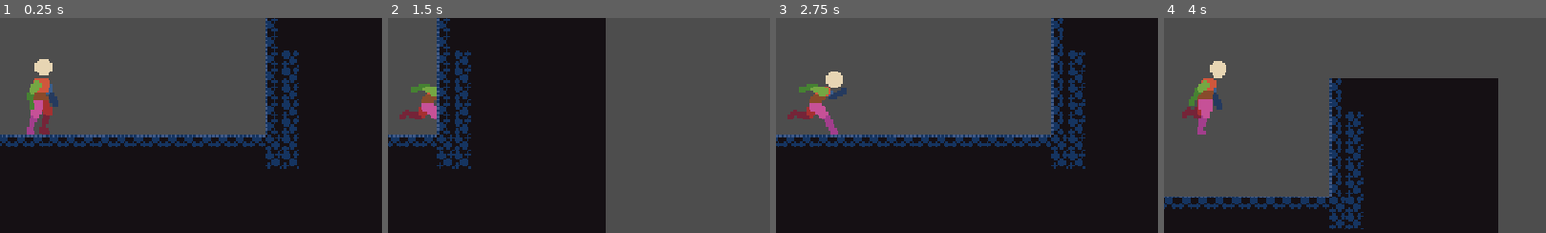
Above: before the commit, frames 1-4 (left to right).
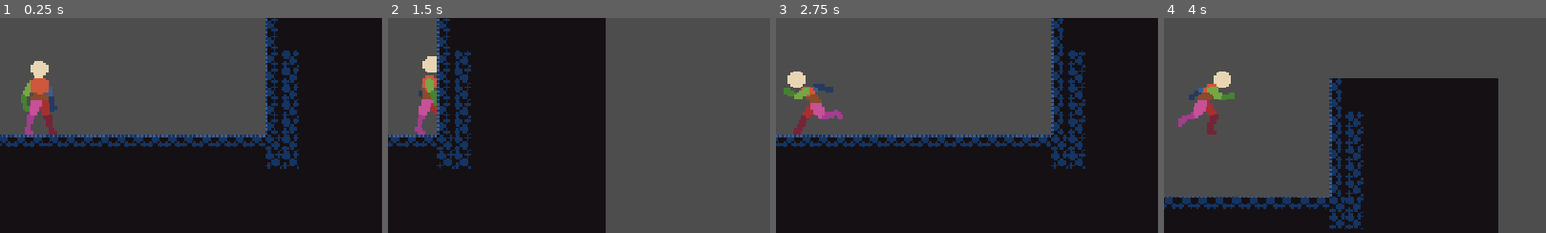
Above: after the commit, the same moments.

Repository: Timi865/Microvania
Game: Godot game, scene res://Scenes/game.tscn
Two runs of this game, one before a commit and one after it. Both use one fixed random seed, a clock stepped at 60 frames per second and the inputs below.
Inputs:
- Up to frame 1 (0.25 s): no input
- Up to frame 2 (1.5 s): hold Right (Move_right) from 0.53 s (still down); tap C (dash) at 0.6, 1.35 s; tap Space (Jump) at 0.77 s
- Up to frame 3 (2.75 s): tap Space (Jump) at 1.52 s; release Right (Move_right) at 2.03 s; hold Left (Move_left) from 2.03 s (still down); tap E (orb_throw) at 2.1 s; tap C (dash) at 2.3 s
- Up to frame 4 (4 s): release Left (Move_left) at 2.78 s; hold Right (Move_right) from 2.78 s (still down); tap C (dash) at 2.85, 3.6 s; tap Space (Jump) at 3.02, 3.77 s
The pictures show only the part of the screen within x 44-94%, y 23-73%; the shares and areas given below are measured in that part.

The runs differ from the first frame. In frame 1, 1.3% of the frame differs, in the area x 5-16%, y 19-55%; in frame 2, 1.2%; in frame 3, 2.0%, in the area x 2-19%, y 24-55%; in frame 4, 2.0%.

Commit message:
FINALLY FIXED THE ANIM ISSUE
The issue was with the transition advance modes which were set to auto. swiched some to Enabled and it works

Diff:
--- a/Scenes/Player.tscn
+++ b/Scenes/Player.tscn
@@ -53,22 +53,18 @@
 animation = &"WALK"
 
 [sub_resource type="AnimationNodeStateMachineTransition" id="AnimationNodeStateMachineTransition_ulo2v"]
-advance_mode = 2
 
 [sub_resource type="AnimationNodeStateMachineTransition" id="AnimationNodeStateMachineTransition_1iu4k"]
 advance_mode = 2
 
 [sub_resource type="AnimationNodeStateMachineTransition" id="AnimationNodeStateMachineTransition_m0x7a"]
-advance_mode = 2
 
 [sub_resource type="AnimationNodeStateMachineTransition" id="AnimationNodeStateMachineTransition_5v66d"]
-advance_mode = 2
 
 [sub_resource type="AnimationNodeStateMachineTransition" id="AnimationNodeStateMachineTransition_x63xi"]
 advance_mode = 2
 
 [sub_resource type="AnimationNodeStateMachineTransition" id="AnimationNodeStateMachineTransition_i2e8t"]
-advance_mode = 2
 
 [sub_resource type="AnimationNodeStateMachineTransition" id="AnimationNodeStateMachineTransition_qidb7"]
 advance_mode = 2
@@ -84,18 +80,18 @@
 states/IDLE/node = SubResource("AnimationNodeAnimation_utwlt")
 states/IDLE/position = Vector2(216.09048, 94)
 "states/IDLE to RUN/node" = SubResource("AnimationNodeAnimation_o3h8g")
-"states/IDLE to RUN/position" = Vector2(223.09045, 235)
+"states/IDLE to RUN/position" = Vector2(216.09048, 190)
 "states/IDLE to WALK/node" = SubResource("AnimationNodeAnimation_u7x0b")
 "states/IDLE to WALK/position" = Vector2(472.09045, 94)
 states/RUN/node = SubResource("AnimationNodeAnimation_arntx")
 states/RUN/position = Vector2(472.09045, 240)
 "states/RUN to IDLE/node" = SubResource("AnimationNodeAnimation_1e7my")
-"states/RUN to IDLE/position" = Vector2(693.09045, 249)
-states/Start/position = Vector2(112, 94)
+"states/RUN to IDLE/position" = Vector2(666.09045, 240)
+states/Start/position = Vector2(109, 94)
 states/WALK/node = SubResource("AnimationNodeAnimation_kih0c")
 states/WALK/position = Vector2(693.09045, 94)
 "states/WALK to IDLE/node" = SubResource("AnimationNodeAnimation_lslt6")
-"states/WALK to IDLE/position" = Vector2(702.09045, 168)
+"states/WALK to IDLE/position" = Vector2(759.09045, 190)
 transitions = ["IDLE", "IDLE to WALK", SubResource("AnimationNodeStateMachineTransition_ulo2v"), "IDLE to WALK", "WALK" …(620 unchanged characters)…
 graph_offset = Vector2(-439.90952, 0)
 
@@ -582,7 +578,6 @@
 
 [node name="AnimationPlayer" type="AnimationPlayer" parent="." unique_id=445907616]
 libraries/ = SubResource("AnimationLibrary_qidb7")
-autoplay = &"IDLE"
 
 [node name="AnimationTree" type="AnimationTree" parent="." unique_id=2016999603]
 tree_root = SubResource("AnimationNodeStateMachine_yw7hx")
--- a/Scripts/Player.gd
+++ b/Scripts/Player.gd
@@ -50,7 +50,7 @@
 		look_dir_x = int(x_input)
 
 	if x_input != 0 and dash_timer <= 0.0:
-		$AnimatedSprite2D.flip_h = x_input < 0
+		$Sprite2D.flip_h = x_input < 0
 
 
 	if is_on_floor() and Input.is_action_just_pressed("Jump"):
@@ -95,21 +95,37 @@
 	spawn_visual_timer = 0.0
 
 func _update_animation(x_input: float) -> void:
+	var current_state: StringName = state_machine.get_current_node()
+
+	# Dash animation
+	if dash_timer > 0.0:
+		if current_state != &"RUN":
+			state_machine.travel("RUN")
+		return
+
+	# Return to movement after dashing
+	if current_state == &"RUN":
+		if abs(x_input) > 0.0:
+			state_machine.travel("IDLE to WALK")
+		else:
+			state_machine.travel("IDLE")
+		return
+
+	# Don't change ground animations while airborne
 	if !is_on_floor():
 		return
 
-	var current_state: StringName = state_machine.get_current_node()
+	current_state = state_machine.get_current_node()
 
 	if abs(x_input) > 0.0:
 		if current_state == &"IDLE":
 			state_machine.travel("IDLE to WALK")
 		elif current_state == &"WALK to IDLE":
 			state_machine.travel("WALK")
-	else:
-		if current_state == &"WALK":
-			state_machine.travel("WALK to IDLE")
-		elif current_state == &"IDLE to WALK":
-			state_machine.travel("IDLE")
+	elif current_state == &"WALK":
+		state_machine.travel("WALK to IDLE")
+	elif current_state == &"IDLE to WALK":
+		state_machine.travel("IDLE")
 
 #func _spawn_dash_visual() -> void:
 	#var new_dash_visual: Sprite2D = DashVisual_preload.instantiate()
